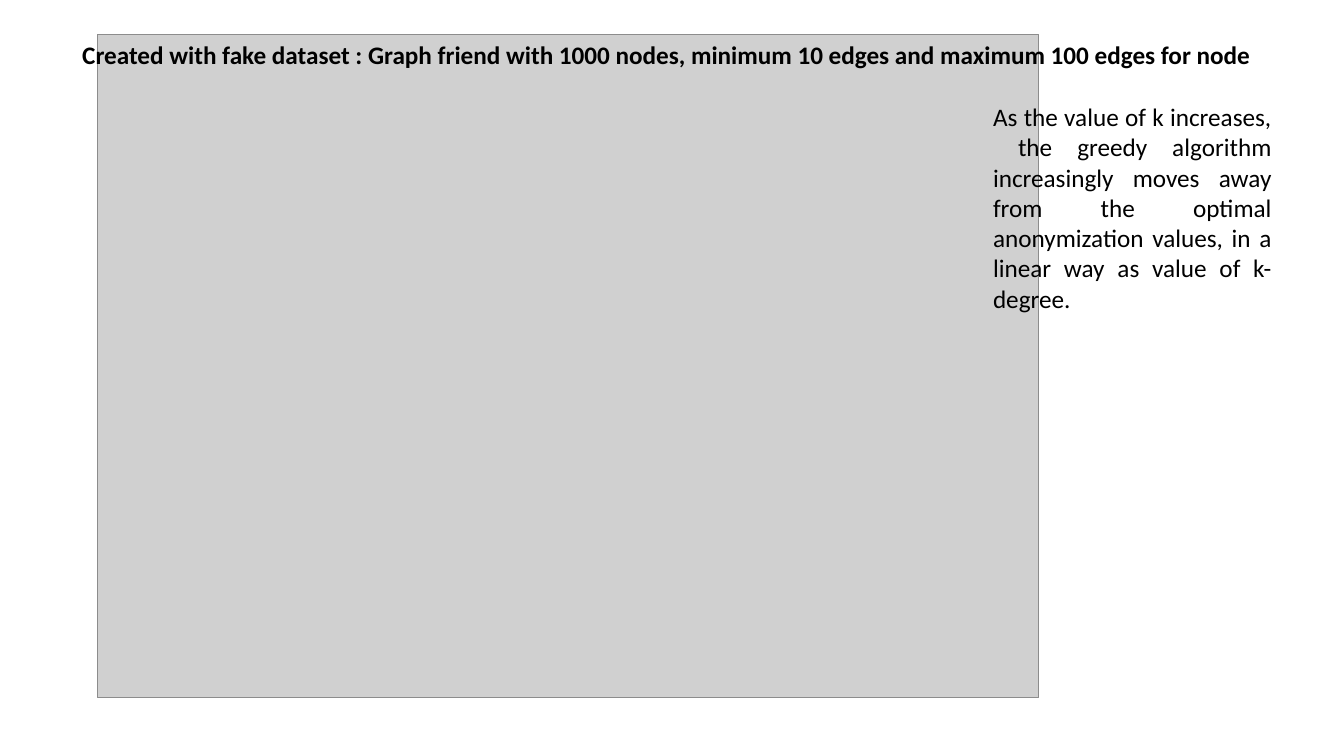
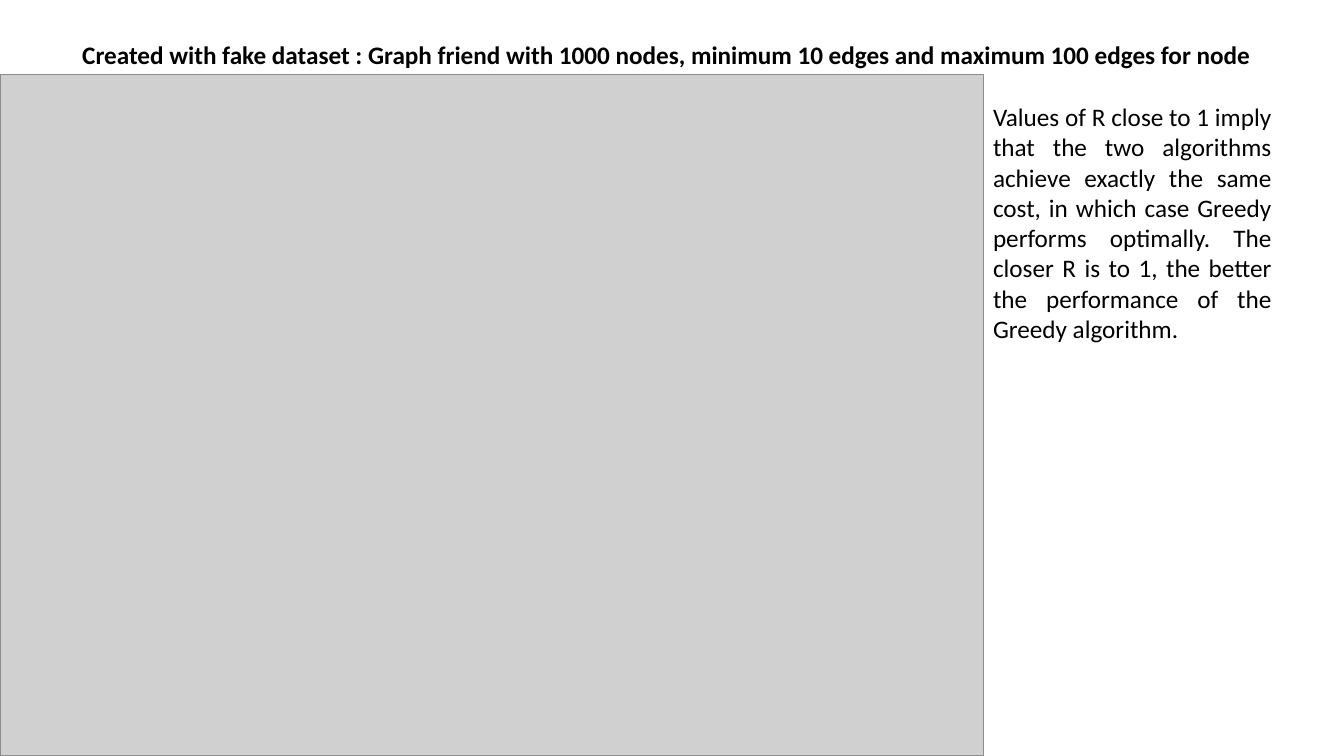
Before and after one commit to enz93/k-degree, a slide deck: slide 8 of Presentazione.pptx. Drawn at 1344x756 pixels with LibreOffice and Linux fonts; fonts in the diff are those of the drawing; grey boxes stand for pictures. Boxes give left, top, right and bottom in pixels: in the first picture for what was removed or moved away, otherwise in the second. Text is boxed around its words. In the diff, an @@ line names an element or a change of style, - is before the commit and + after.

```diff
--- a/Presentazione.pptx
+++ b/Presentazione.pptx
@@ picture: place and size @@
-picture at bbox=[98, 34, 1040, 699]
+picture at bbox=[0, 75, 983, 756]
@@ text at bbox=[993, 108, 1272, 343]: text changed @@
-As the value of k increases,
-the greedy algorithm increasingly moves away from the optimal anonymization values, in a linear way as value of k-degree.
+Values of R close to 1 imply that the two algorithms achieve exactly the same cost, in which case Greedy performs optimally. The closer R is to 1, the better the performance of the Greedy algorithm.
```
Also in this commit, not shown: 1 other slide changed, 6 other files.
